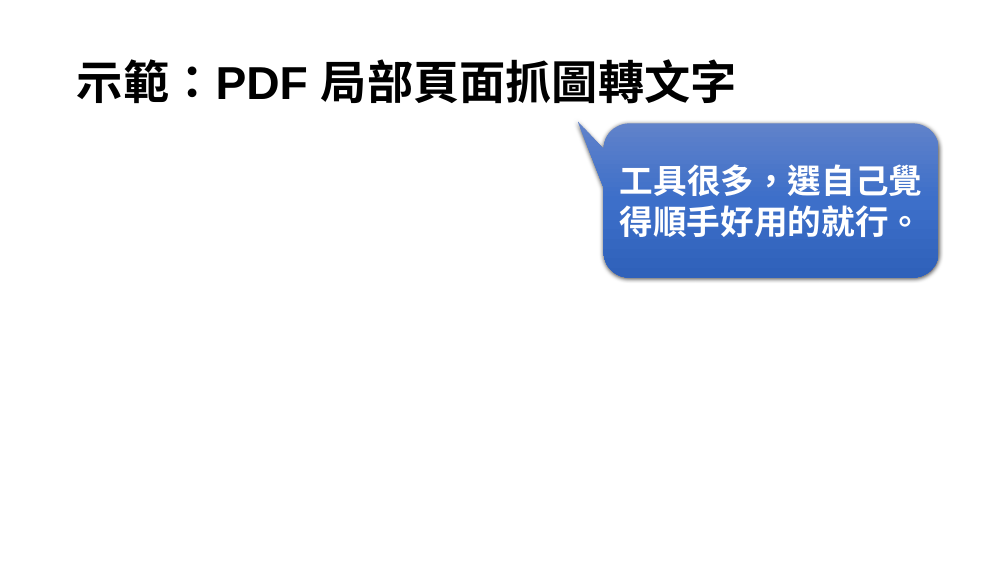
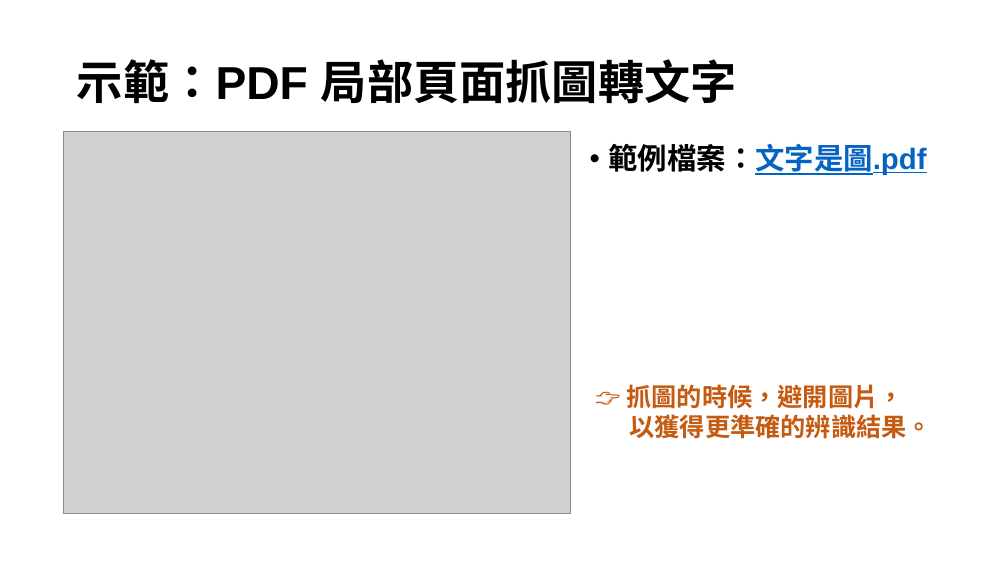
Before and after one commit to huanlin/VisualAids, a slide deck: slide 8 of Seminar/視障輔助教材轉檔研討會/投影片.pptx (slide 6 before the commit). Drawn at 1008x567 pixels with LibreOffice and Linux fonts; fonts in the diff are those of the drawing; grey boxes stand for pictures. Boxes give left, top, right and bottom in pixels: in the first picture for what was removed or moved away, otherwise in the second. Text is boxed around its words. In the diff, an @@ line names an element or a change of style, - is before the commit and + after.

Commit message:
更新投影片檔案。

```diff
--- a/Seminar/視障輔助教材轉檔研討會/投影片.pptx
+++ b/Seminar/視障輔助教材轉檔研討會/投影片.pptx
@@ picture added at bbox=[64, 132, 571, 513] @@
@@ rounded speech box removed at bbox=[604, 123, 939, 278] @@
-工具很多，選自己覺得順手好用的就行。
@@ text added at bbox=[609, 144, 927, 175], 28 pt, text #0563C1, bold, underline @@
+• 範例檔案：文字是圖.pdf
@@ text added at bbox=[626, 384, 931, 439], 24 pt, text #C55A11, bold @@
+👉 抓圖的時候，避開圖片，
+以獲得更準確的辨識結果。
```
Also in this commit, not shown: 5 other slides changed, 28 slides added, 1 other file.
